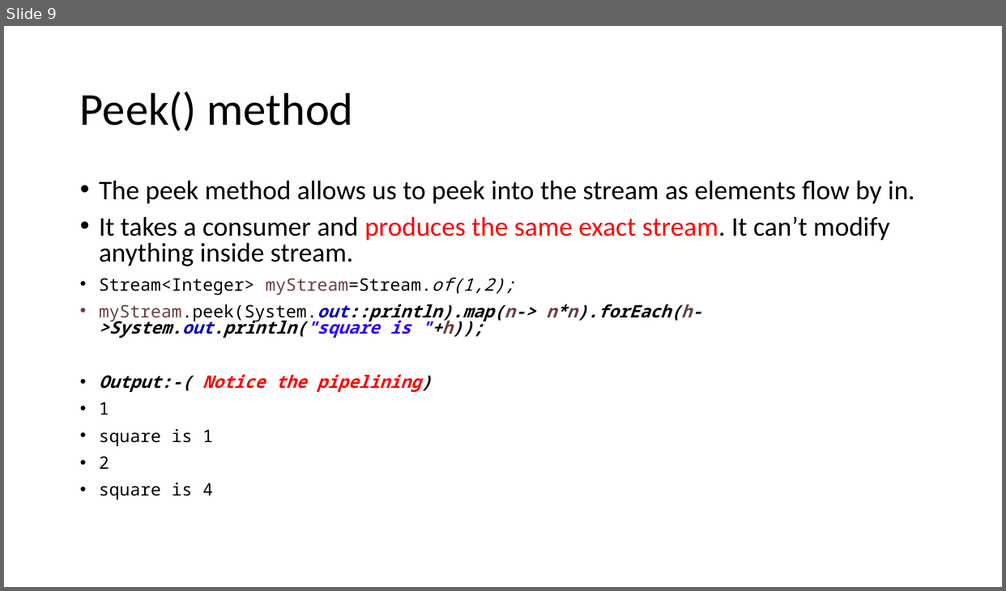
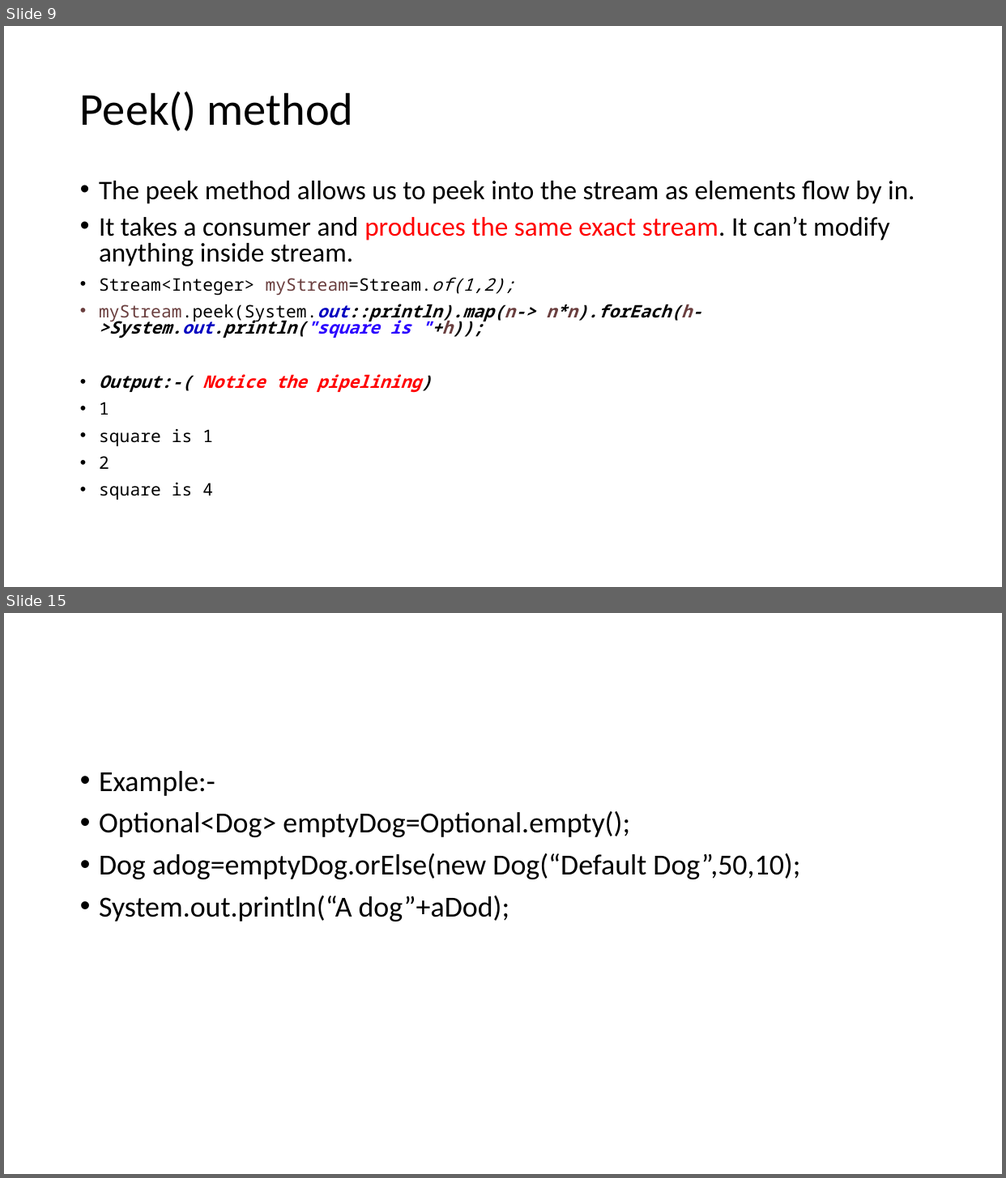
Before and after one commit to aroranishant8/JavaNotes, a slide deck: Java8/Lambda/Streams.pptx. Shown one above the other, each under a label of ours: slide 9 before the commit, slides 9 and 15 after it; the slides between them are not shown. The pictures are 1006x591 and 1006x1178 pixels, drawn with LibreOffice and Linux fonts; fonts in the diff are those of the drawing. Boxes give left, top, right and bottom in pixels: in the first picture for what was removed or moved away, otherwise in the second. Text is boxed around its words. In the diff, an @@ line names an element or a change of style, - is before the commit and + after.

```diff
--- a/Java8/Lambda/Streams.pptx
+++ b/Java8/Lambda/Streams.pptx
@@ slide 15 added at bbox=[4, 613, 1002, 1174], background #FFFFFF @@
@@ text added at bbox=[99, 771, 800, 922], 28 pt, text #000000 @@
+• Example:-
+• Optional<Dog> emptyDog=Optional.empty();
+• Dog adog=emptyDog.orElse(new Dog(“Default Dog”,50,10);
+• System.out.println(“A dog”+aDod);
```
Also in this commit, not shown: 2 slides changed, 5 other slides added.
